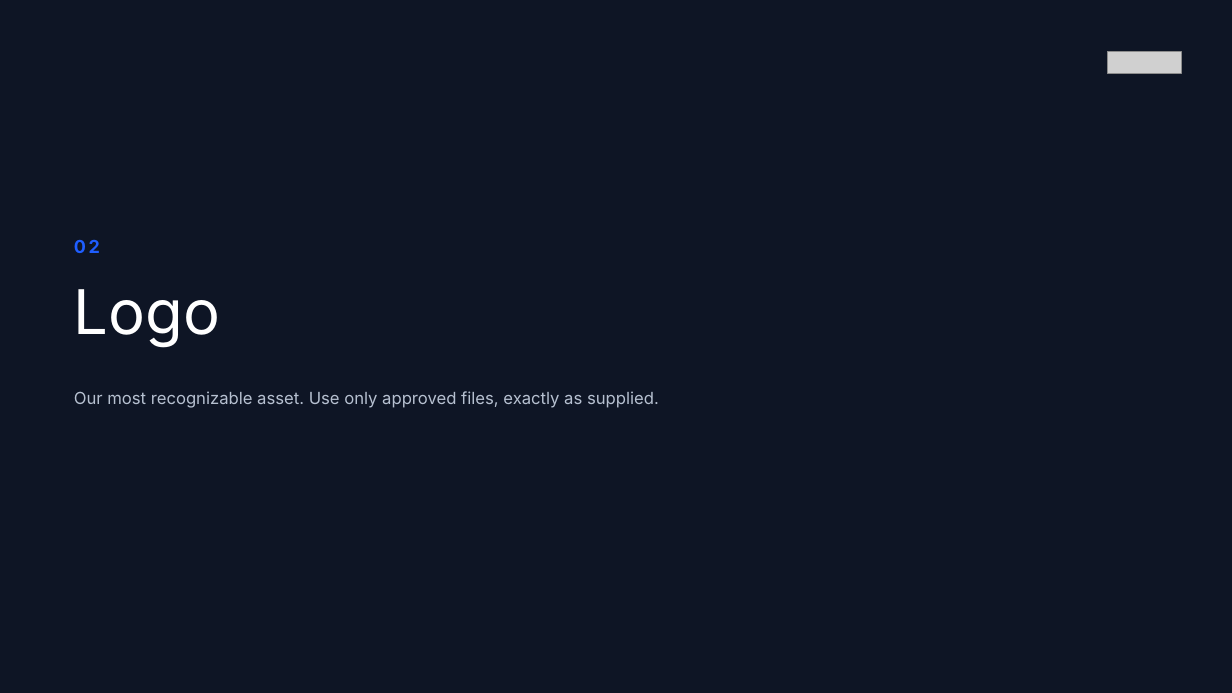
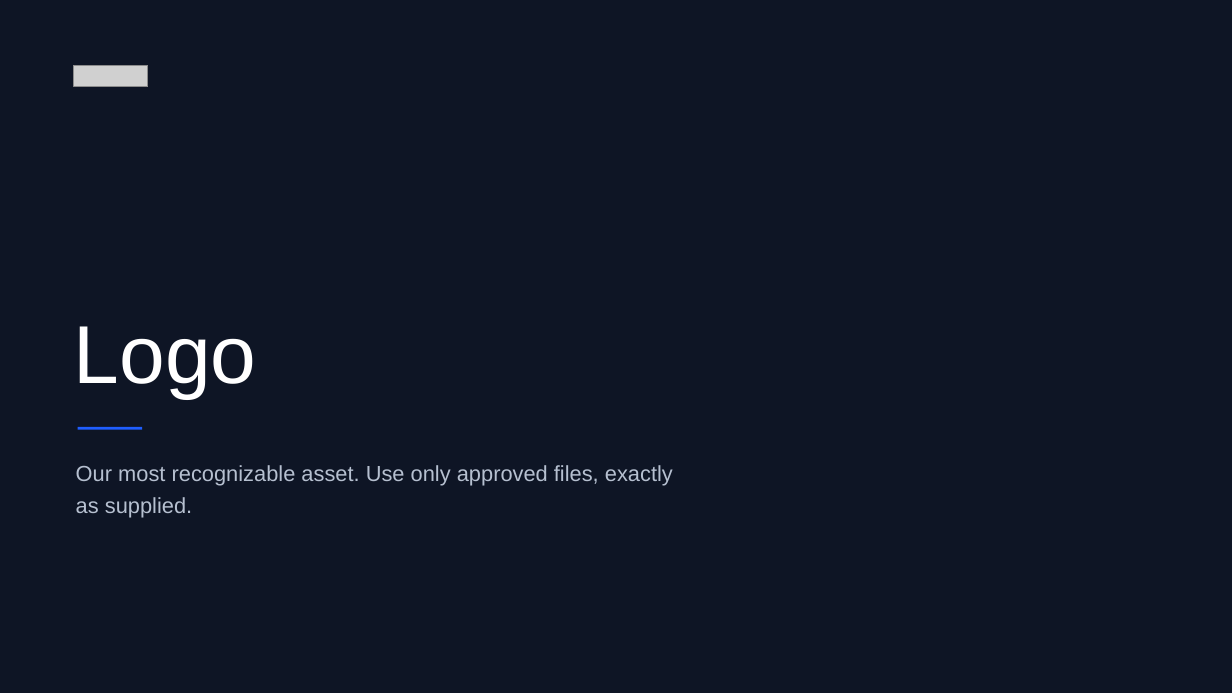
Before and after one commit to RichardCMelick/Brand-Codex, a slide deck: slide 10 of examples/halyard-example-brand-guidelines.pptx. Drawn at 1232x693 pixels with LibreOffice and Linux fonts; fonts in the diff are those of the drawing; grey boxes stand for pictures. Boxes give left, top, right and bottom in pixels: in the first picture for what was removed or moved away, otherwise in the second. Text is boxed around its words. In the diff, an @@ line names an element or a change of style, - is before the commit and + after.

```diff
--- a/examples/halyard-example-brand-guidelines.pptx
+++ b/examples/halyard-example-brand-guidelines.pptx
@@ picture removed at (x1=1107, y1=52, x2=1181, y2=73) @@
@@ picture added at (x1=74, y1=66, x2=148, y2=87) @@
@@ text removed at (x1=74, y1=240, x2=100, y2=253) @@
-02
@@ text "Logo" moved from (x1=74, y1=289, x2=220, y2=347) to (x1=74, y1=326, x2=257, y2=398) @@
@@ text "Logo" at (x1=74, y1=326, x2=257, y2=398): size 48 to 64 pt, font Inter to Arial; line spacing 1 to 0.95; vertical alignment top to bottom @@
@@ rectangle added at (x1=78, y1=427, x2=142, y2=430), fill #1F5EFF @@
@@ text "Our most recognizable asset. Use ..." moved from (x1=74, y1=391, x2=659, y2=408) to (x1=76, y1=465, x2=673, y2=518) @@
@@ text "Our most recognizable asset. Use ..." at (x1=76, y1=465, x2=673, y2=518): size 13 to 17 pt, font Inter to Arial; line spacing 1 to 1.25 @@
```
Also in this commit, not shown: 40 other slides changed, 18 other files.
